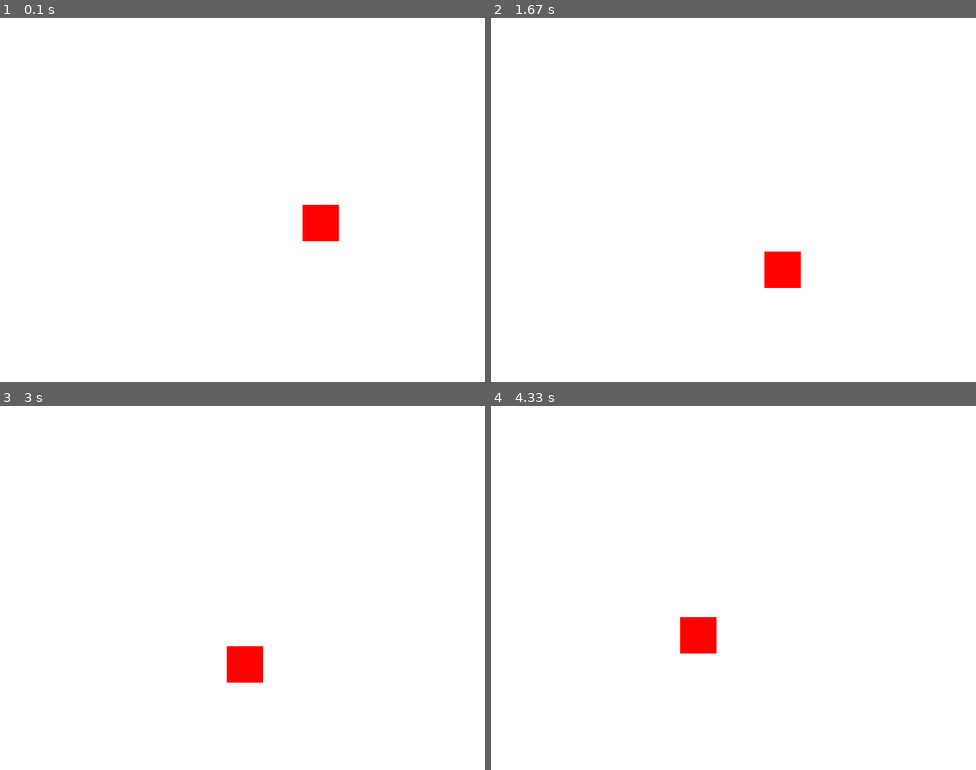
Above: before the commit, frames 1-4 (two rows, left to right).
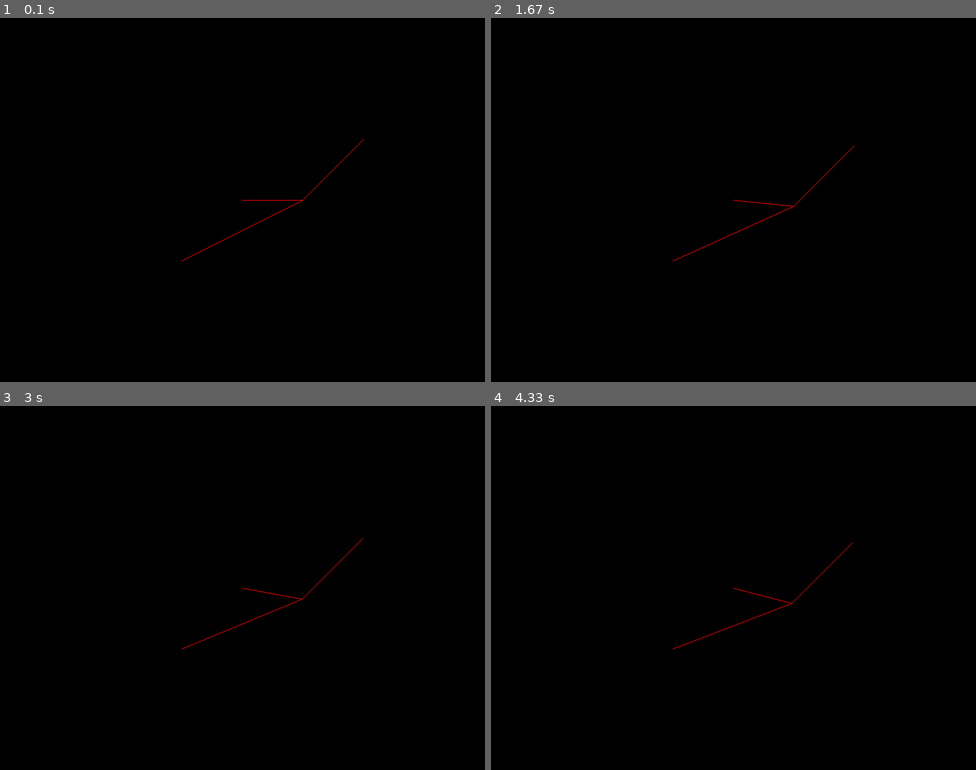
Above: after the commit, the same moments.

Repository: acechler/pyspace
Game: pygame game, started from main.py
Same seed, same stepped clock (60 frames per second), same inputs: the game is played once before the commit and once after it.
Inputs:
- Up to frame 1 (0.1 s): no input
- Up to frame 2 (1.67 s): no input
- Up to frame 3 (3 s): no input
- Up to frame 4 (4.33 s): no input

The runs differ from the first frame. In frame 1, 100% of the frame differs, in the area x 0-100%, y 0-100%; in frame 2, 100%; in frame 3, 100%; in frame 4, 100%.

Commit message:
Messing around with lines

Diff:
--- a/pygame_stuff/pygame_driver.py
+++ b/pygame_stuff/pygame_driver.py
@@ -1,5 +1,7 @@
 import pygame
 import math
+import random
+
 class PygameDriver:
     def __init__(self):
         pass
@@ -32,11 +34,14 @@
             # Game logic
             x = cx + r * math.cos(a)
             y = cy + r * math.sin(a)
-            a += 0.01  # adjust this value to change the speed of the square
+            a += 0.001  # adjust this value to change the speed of the square
 
             # Drawing on the screen
-            screen.fill((255, 255, 255))  # Fill the screen with white color
-            pygame.draw.rect(screen, (255, 0, 0), pygame.Rect(x, y, 60, 60))
+            screen.fill((0, 0, 0))  # Fill the screen with black color
+
+            pygame.draw.line(screen,(255,0,0),(x,y),(cx,cy))
+            pygame.draw.line(screen,(255,0,0),(x,y),(cx-r,cy+r))
+            pygame.draw.line(screen,(255,0,0),(x+r,y-r),(x,y))
 
 
             # Update the display
